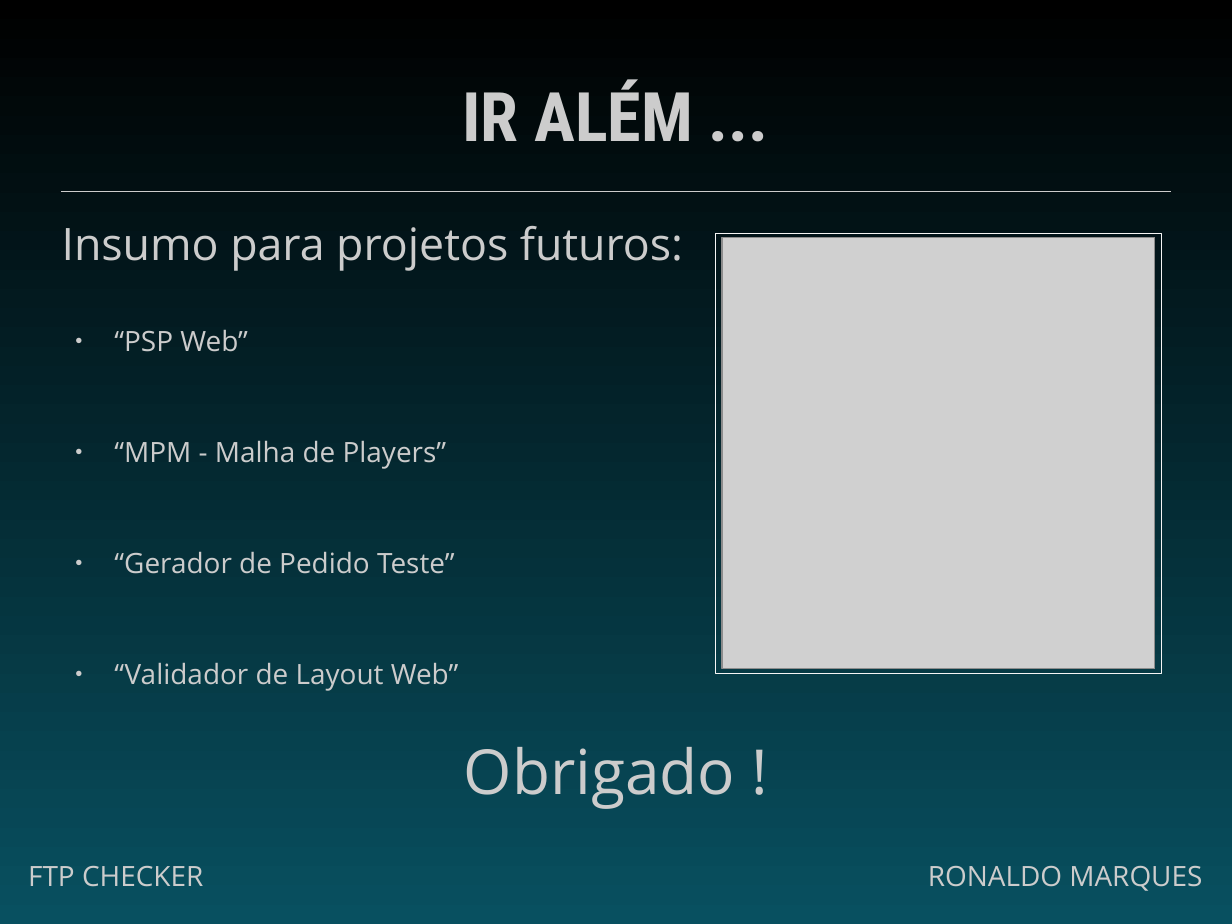
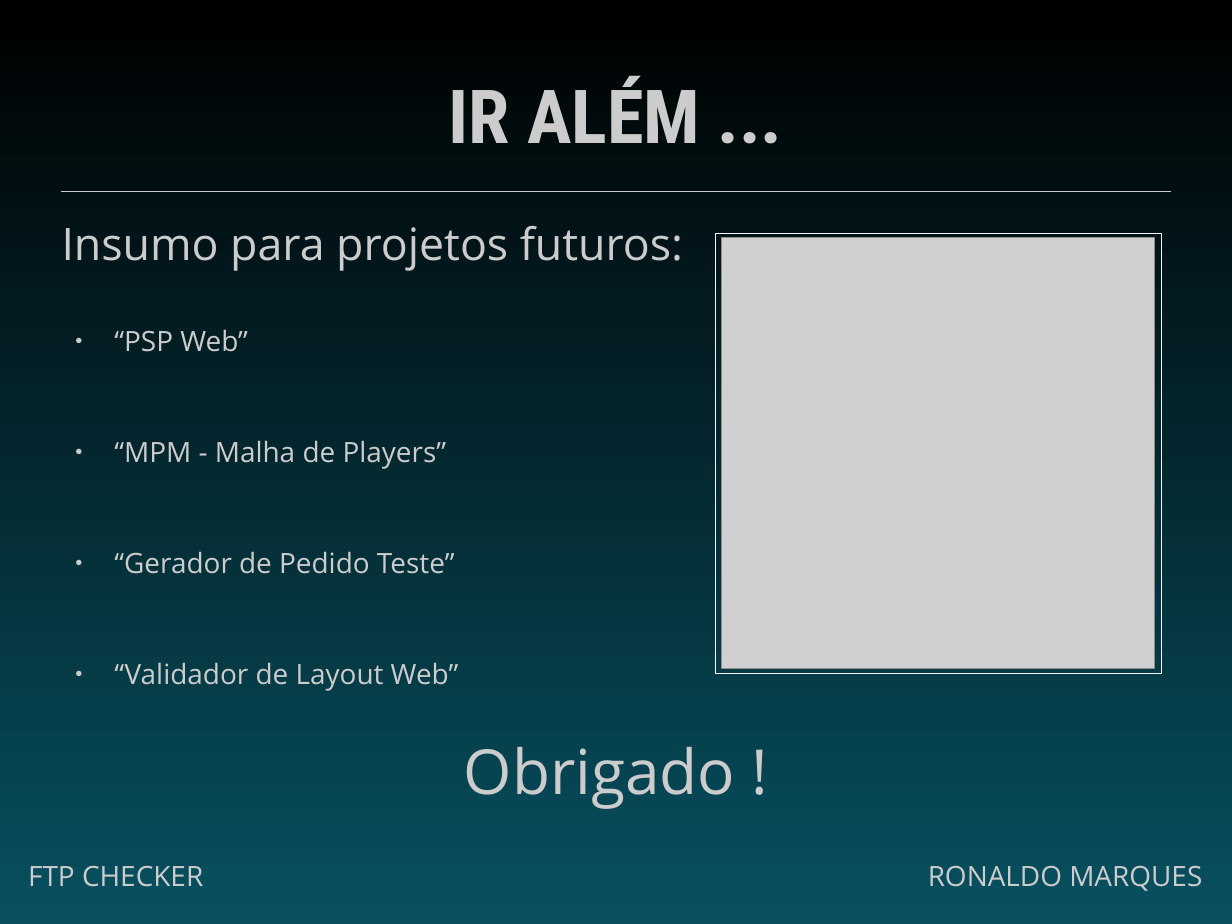
Before and after one commit to ronaldomarquesdev/fp.tool.apm.ftpchecker, a slide deck: slide 12 of documentation/fc idea presentation.pptx (slide 11 before the commit). Drawn at 1232x924 pixels with LibreOffice and Linux fonts; fonts in the diff are those of the drawing; grey boxes stand for pictures. Boxes give left, top, right and bottom in pixels: in the first picture for what was removed or moved away, otherwise in the second. Text is boxed around its words. In the diff, an @@ line names an element or a change of style, - is before the commit and + after.

```diff
--- a/documentation/fc idea presentation.pptx
+++ b/documentation/fc idea presentation.pptx
@@ text "IR ALÉM ..." at [449,75,700,143]: size 44 to 48 pt @@
```
Also in this commit, not shown: 5 other slides changed, 1 slide added.
